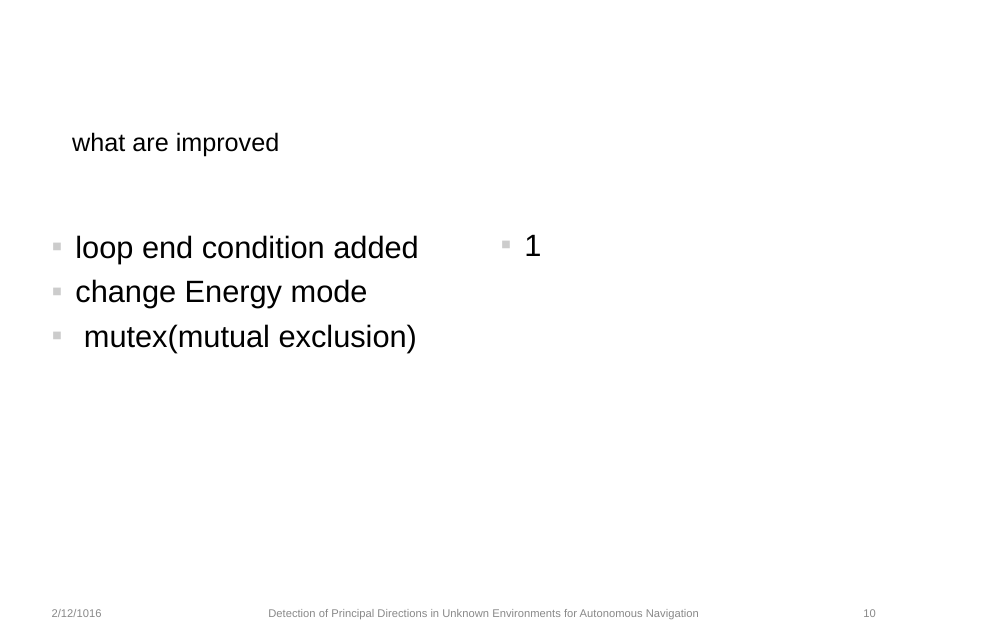
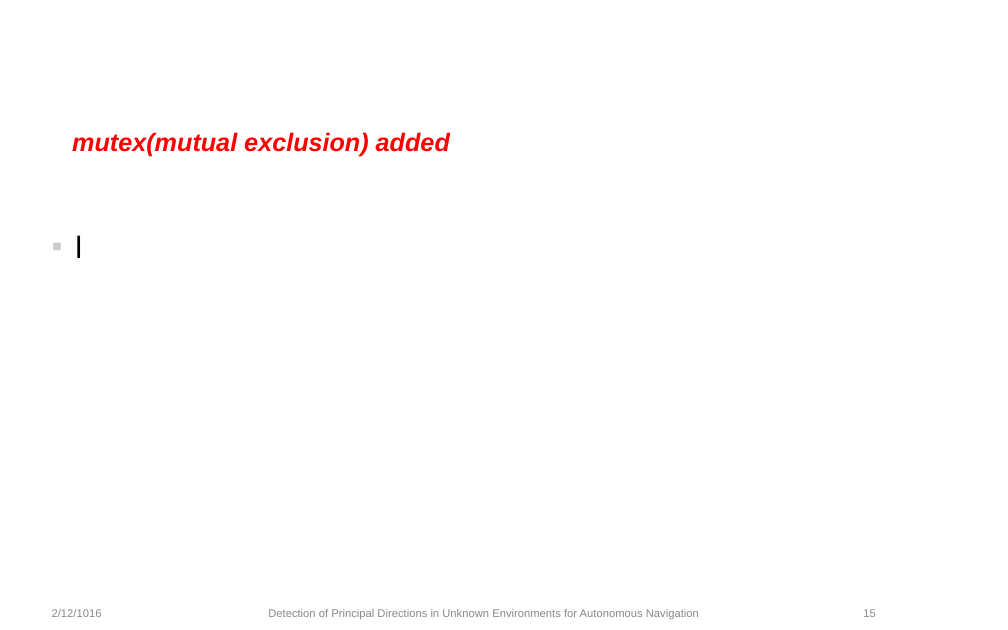
Before and after one commit to yitong-quan/thesis_indoorLocalization, a slide deck: slide 15 of text_editing/ppt/Zwischenpraesentation.ppt (slide 10 before the commit). Drawn at 1008x630 pixels with LibreOffice and Linux fonts; fonts in the diff are those of the drawing; background and template pictures are left out. Boxes give left, top, right and bottom in pixels: in the first picture for what was removed or moved away, otherwise in the second. Text is boxed around its words. In the diff, an @@ line names an element or a change of style, - is before the commit and + after.

Commit message:
update, chang structure

```diff
--- a/text_editing/ppt/Zwischenpraesentation.ppt
+++ b/text_editing/ppt/Zwischenpraesentation.ppt
@@ text at box(72, 132, 450, 157): text changed; text colour #000000 to #FF0000; bold on; italic on @@
-what are improved
+mutex(mutual exclusion) added
@@ text removed at box(75, 235, 418, 352) @@
-▪ loop end condition added
-▪ change Energy mode
-▪ mutex(mutual exclusion)
@@ text added at box(75, 235, 82, 258), 22 pt, text #000000 @@
+▪ l
@@ text removed at box(524, 234, 541, 256) @@
-▪ 1
@@ page number at box(863, 609, 875, 617): text changed @@
-10
+15
```
Also in this commit, not shown: 6 other slides changed, 8 slides added, 15 other files.
